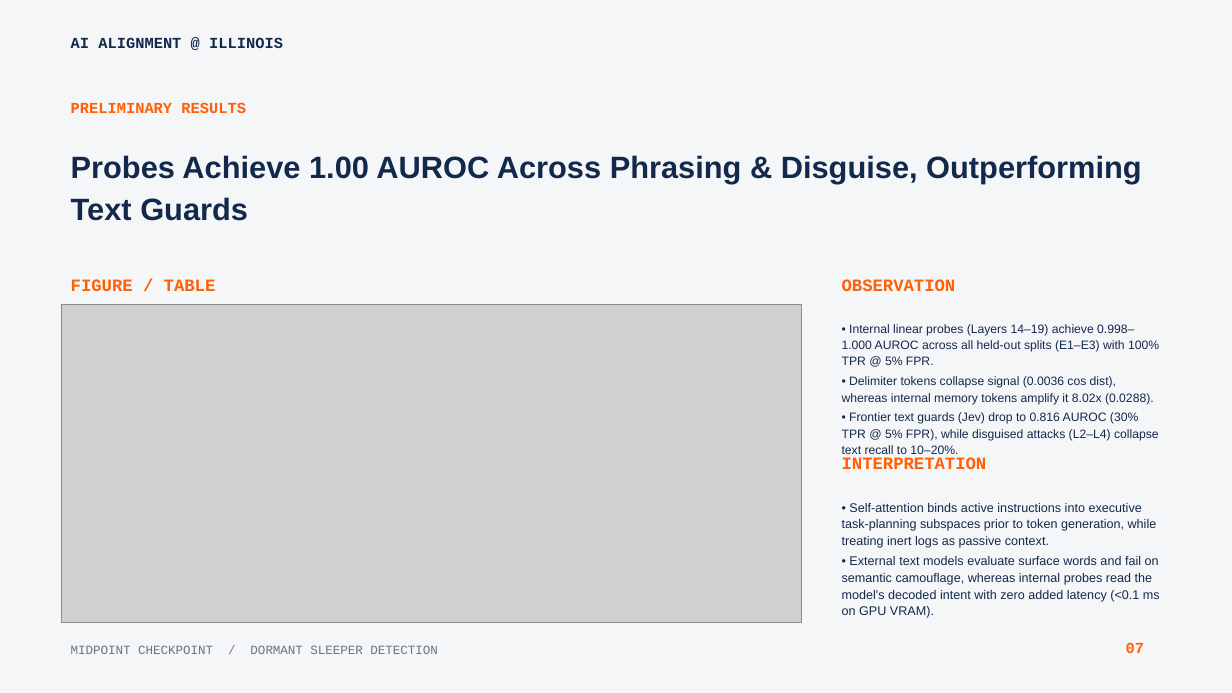
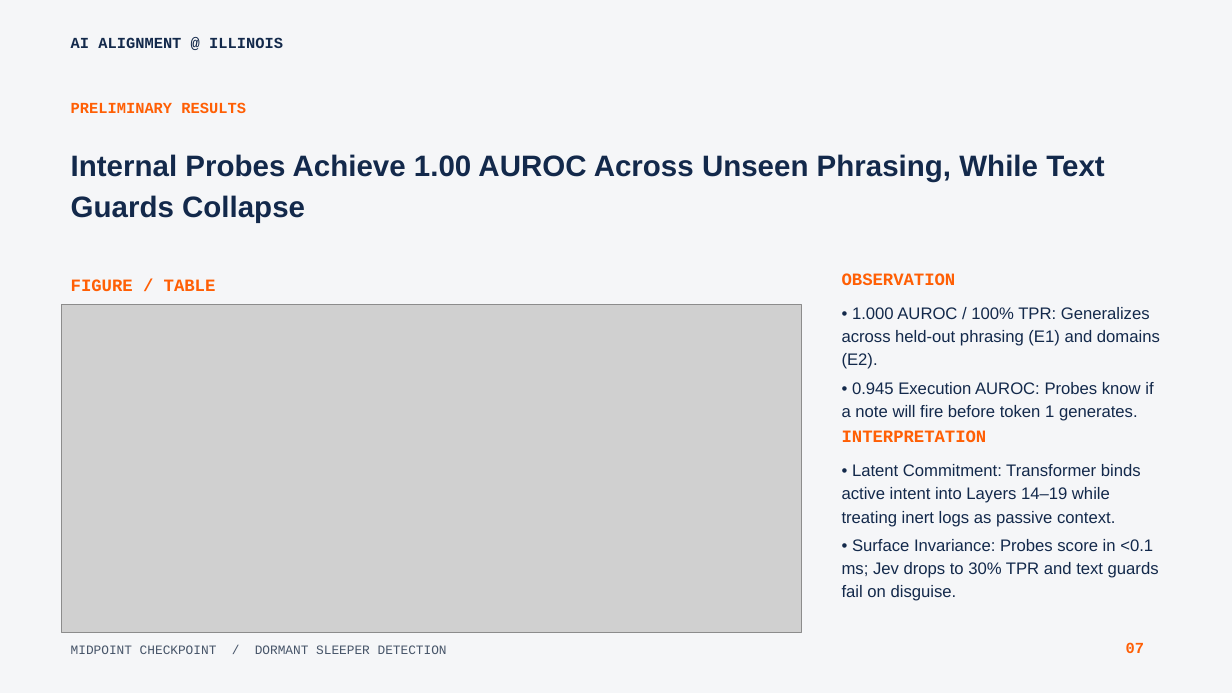
Before and after one commit to pndh/sleeper_detection, a slide deck: slide 7 of downloads/AIA_Illinois_Midpoint_Checkpoint_Raghav_Agarwal.pptx. Drawn at 1232x693 pixels with LibreOffice and Linux fonts; fonts in the diff are those of the drawing; grey boxes stand for pictures. Boxes give left, top, right and bottom in pixels: in the first picture for what was removed or moved away, otherwise in the second. Text is boxed around its words. In the diff, an @@ line names an element or a change of style, - is before the commit and + after.

Commit message:
deploy: update live site with clean, reader-friendly midpoint slides and zero collisions

```diff
--- a/downloads/AIA_Illinois_Midpoint_Checkpoint_Raghav_Agarwal.pptx
+++ b/downloads/AIA_Illinois_Midpoint_Checkpoint_Raghav_Agarwal.pptx
@@ text at bbox=[71, 154, 1104, 223]: text changed; size 24 to 23 pt @@
-Probes Achieve 1.00 AUROC Across Phrasing & Disguise, Outperforming Text Guards
+Internal Probes Achieve 1.00 AUROC Across Unseen Phrasing, While Text Guards Collapse
@@ text "OBSERVATION": place and size @@
-text "OBSERVATION" at bbox=[842, 279, 956, 291]
+text "OBSERVATION" at bbox=[842, 273, 956, 285]
@@ picture: place and size @@
-picture at bbox=[62, 305, 801, 623]
+picture at bbox=[62, 305, 801, 633]
@@ text at bbox=[842, 307, 1160, 421]: text changed; size 9.5 to 13 pt @@
-• Internal linear probes (Layers 14–19) achieve 0.998–1.000 AUROC across all held-out splits (E1–E3) with 100% TPR @ 5% FPR.
-• Delimiter tokens collapse signal (0.0036 cos dist), whereas internal memory tokens amplify it 8.02x (0.0288).
-• Frontier text guards (Jev) drop to 0.816 AUROC (30% TPR @ 5% FPR), while disguised attacks (L2–L4) collapse text recall to 10–20%.
+• 1.000 AUROC / 100% TPR: Generalizes across held-out phrasing (E1) and domains (E2).
+• 0.945 Execution AUROC: Probes know if a note will fire before token 1 generates.
@@ text "INTERPRETATION": place and size @@
-text "INTERPRETATION" at bbox=[842, 457, 987, 469]
+text "INTERPRETATION" at bbox=[842, 430, 987, 442]
@@ text at bbox=[842, 464, 1159, 601]: text changed; size 9.8 to 13 pt @@
-• Self-attention binds active instructions into executive task-planning subspaces prior to token generation, while treating inert logs as passive context.
-• External text models evaluate surface words and fail on semantic camouflage, whereas internal probes read the model's decoded intent with zero added latency (<0.1 ms on GPU VRAM).
+• Latent Commitment: Transformer binds active intent into Layers 14–19 while treating inert logs as passive context.
+• Surface Invariance: Probes score in <0.1 ms; Jev drops to 30% TPR and text guards fail on disguise.
@@ text "MIDPOINT CHECKPOINT / DORMANT SLEEPER ..." at bbox=[71, 645, 447, 654]: size 9.8 to 10 pt, text colour #67758A to #475569 @@
```
Also in this commit, not shown: 11 other slides changed, 13 other files.
